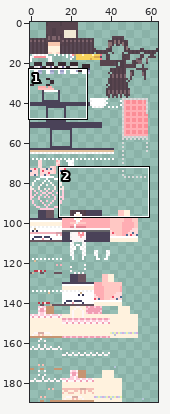
One commit to this sprite sheet: textures/main.png. The picture above shows the old version from afar; the outline marks the close-up.
Close-up. Before the commit:
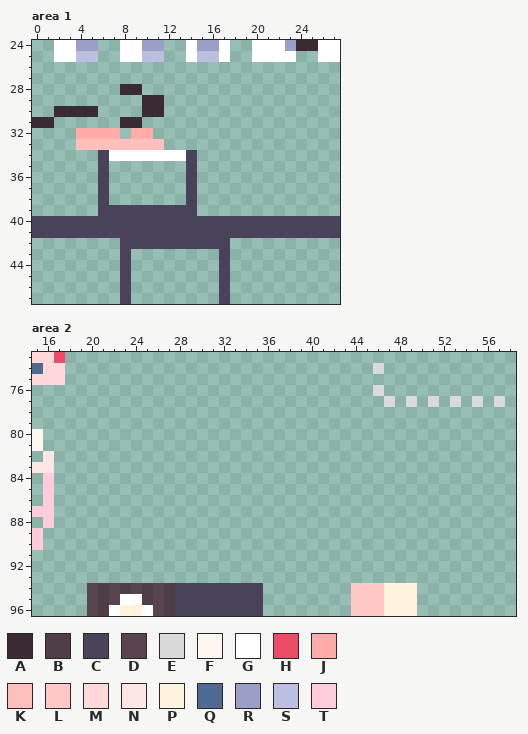
The file is 64x190 pixels. Colours within 5 levels of each other are drawn and written as one. Shown: area 1: x 0..27, y 24..47; area 2: x 15..58, y 73..96.
Palette (. is transparent): A #3a2b33  B #4f3e48  C #4a4258  D #58444e  E #dadada  F #fdf6f1  G #ffffff  H #eb4d66  J #ffacaa  K #ffc0bd  L #ffc8c4  M #ffd9d9  N #fce7e4  P #fff2de  Q #4e6a92  R #9b9ec6  S #bcbfe0  T #feccdb
Pixels before, area 1, first column x 0:
24 ..GGRR..GGRR..GRRG..GGGRAAGG
25 ..GGSS..GGSS..GSSG..GGGG..GG
26 ............................
27 ............................
28 ........AA..................
29 ..........AA................
30 ..AAAA....AA................
31 AA......AA..................
32 ....JJJJ.JJ.................
33 ....KKKKKKKK................
34 ......CGGGGGGGC.............
35 ......C.......C.............
36 ......C.......C.............
37 ......C.......C.............
38 ......C.......C.............
39 ......CCCCCCCCC.............
40 CCCCCCCCCCCCCCCCCCCCCCCCCCCC
41 CCCCCCCCCCCCCCCCCCCCCCCCCCCC
42 ........CCCCCCCCCC..........
43 ........C........C..........
44 ........C........C..........
45 ........C........C..........
46 ........C........C..........
47 ........C........C..........
Pixels before, area 2, first column x 15:
73 MMH........................................
74 QMM............................E...........
75 MMM........................................
76 ...............................E...........
77 ................................E.E.E.E.E.E
78 ...........................................
79 ...........................................
80 F..........................................
81 F..........................................
82 .N.........................................
83 NN.........................................
84 .T.........................................
85 .T.........................................
86 .T.........................................
87 TT.........................................
88 .T.........................................
89 T..........................................
90 T..........................................
91 ...........................................
92 ...........................................
93 ...........................................
94 .....DBDBDBDBCCCCCCCC........LLLPPP........
95 .....DBDGGBDBCCCCCCCC........LLLPPP........
96 .....DBGPPGDBCCCCCCCC........LLLPPP........
New version:
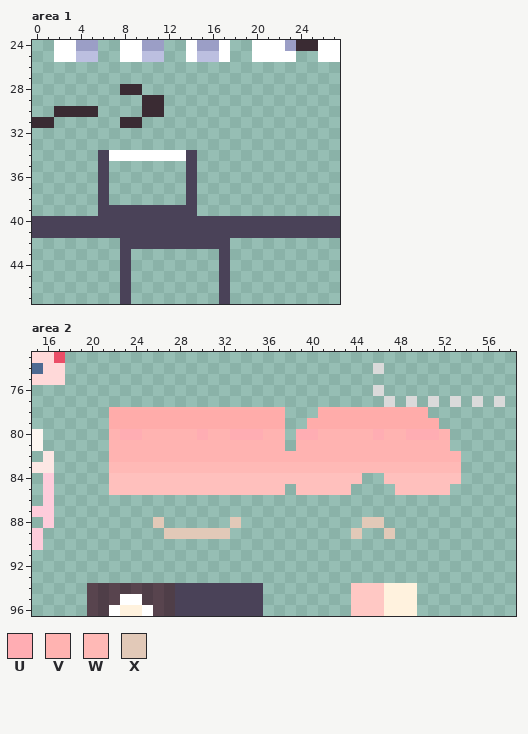
Colours new in this view: U #ffadb3  V #ffb3b1  W #ffb9b6  X #e2c9b8
Diff:
Changed rows in their new state; - is an unchanged pixel.
Area 1:
first column x 4:
32 ....-..-
33 ........
Area 2:
first column x 22:
78 JJJJJJJJJJJJJJJJ---JJJJJJJJJJ---
79 JJJJJJJJJJJJJJJJ--JJJJJJJJJJJJ--
80 VUUVVVVVUVVUUUVV-UUVVVVVUVVUUUV-
81 VVVVVVVVVVVVVVVV-VVVVVVVVVVVVVV-
82 VVVVVVVVVVVVVVVVVVVVVVVVVVVVVVVV
83 WWWWWWWWWWWWWWWWWWWWWWWWWWWWWWWW
84 KKKKKKKKKKKKKKKKKKKKKKK--KKKKKKK
85 KKKKKKKKKKKKKKKK-KKKKK----KKKKK-
88 ----X------X-----------XX-------
89 -----XXXXXX-----------X--X------
Where, in picture pixels (left, top, right, bottom), the same in both close-ups:
erased: (76, 128, 164, 150)
added: (109, 407, 461, 539)
